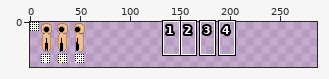
Pixel-art file -- Pestilence/Assets/PixelArt/Character Sprite Sheet.aseprite. The picture above shows the old version from afar; the outline marks the close-up.
Close-up. First the earlier version:
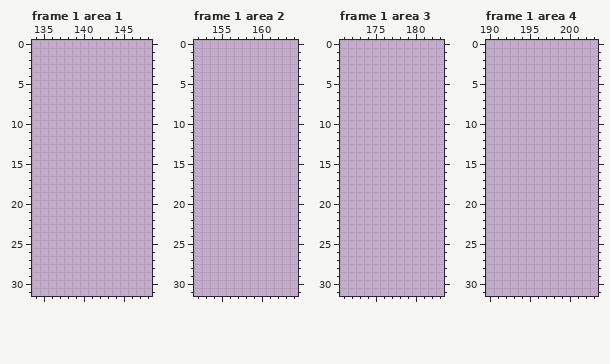
320x320 pixels, 1 frame. Colours within 5 levels of each other are drawn and written as one. Shown: frame 1 area 1: x 134..148, y 0..31; frame 1 area 2: x 152..164, y 0..31; frame 1 area 3: x 171..183, y 0..31; frame 1 area 4: x 190..203, y 0..31. The wide view leaves out empty margins. The commit also changed other frames or places, which this record leaves out.
Palette (. is transparent): 
Once edited:
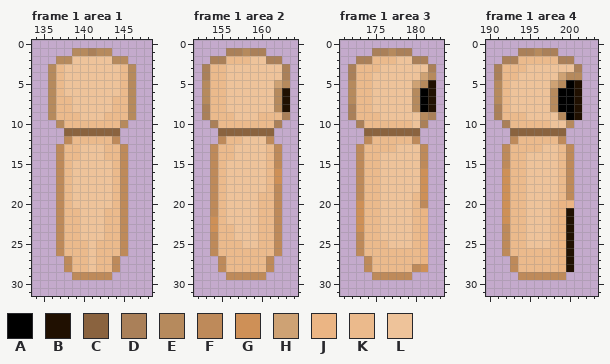
Colours new in this view: A #000000  B #201001  C #8a633f  D #aa8059  E #b68a5d  F #be8a5a  G #ce9057  H #cea274  J #ebb584  K #ebba8c  L #eec39a
What changed:
Changed rows in their new state; - is an unchanged pixel.
Frame 1 area 1:
first column x 136:
 1 ---EEDEE---
 2 -EELLLLLEE-
 3 EKLLLLLLLKE
 4 EKLLLLLLLKE
 5 EKLLLLLLLKE
 6 EKLLLLLLLKE
 7 EKKLLLLLKKE
 8 EKKLLLLLKKE
 9 EKKKLLLKKKE
10 -EKKKKKKKE-
11 --CCCCCCC--
12 --FKKKKKF--
13 -FKKLLLKKF-
14 -FKKLLLKKF-
15 -FKLLLLLKF-
16 -FKLLLLLKF-
17 -FKLLLLLKF-
18 -FKLLLLLKF-
19 -FKLLLLLKF-
20 -FKLLLLLKF-
21 -FKKLLLKKF-
22 -FKKLLLKKF-
23 -FKKLLLKKF-
24 -FKKLLLKKF-
25 -FKKKLKKKF-
26 -FKKKLKKKF-
27 --FKKLKKF--
28 --FKKLKKF--
29 ---FFFFF---
Frame 1 area 2:
first column x 153:
 1 ---DDEDD---
 2 -DDKKKLLDD-
 3 DKKLLLLLLLD
 4 DKKLLLLLLLD
 5 EKKLLLLLLHE
 6 EKKLLLLLLEB
 7 EKKLLLLLLEB
 8 DKKLLLLLLEB
 9 DKKKLLLKKKD
10 -DKKKKKKKD-
11 --CCCCCCC--
12 --FKKLLLF--
13 -FKKLLLLKF-
14 -FKKLLLLKF-
15 -FKLLLLLKF-
16 -FKLLLLLKG-
17 -FKLLLLLKG-
18 -FKLLLLLKF-
19 -FKLLLLKKF-
20 -FKLLLLKKF-
21 -FKLLLLKKF-
22 -GKLLLLKKF-
23 -GKKLLLKKF-
24 -FKKLLLKKF-
25 -FKKKLLKKF-
26 -FKKKKKKKF-
27 --FKKKKKF--
28 --FKKKKKF--
29 ---FFFFF---
Frame 1 area 3:
first column x 172:
 1 ---DDEDD---
 2 -DDKKKLLDD-
 3 DKKKLLLLLLD
 4 DKKLLLLLLHE
 5 EKKLLLLLHEB
 6 EKKLLLLLEAB
 7 EKKLLLLLEAB
 8 DKKLLLLLEAB
 9 DKKKLLLLLED
10 -DKKKKKKLD-
11 --CCCCCCC--
12 --FKKKKKF--
13 -FKKKKLLLF-
14 -FKKLLLLLF-
15 -FKKLLLLLF-
16 -FKKLLLLLG-
17 -FKKLLLLLG-
18 -FKKLLLLLG-
19 -FKKLLLLKG-
20 -GKKLLLLKF-
21 -GKKLLLLKJ-
22 -GKKLLLLKJ-
23 -GKKLLLLKJ-
24 -FKKLLLLKJ-
25 -FKKKLLLKJ-
26 -FKKKKKKKJ-
27 --FKKKKKKJ-
28 --FKKKKKFG-
29 ---FFFFF---
Frame 1 area 4:
first column x 191:
 1 ---DDEDD---
 2 -DDKKKKKDD-
 3 DKKKLLLLLLD
 4 DKKLLLLLHEE
 5 EKLLLLLHEAB
 6 EKLLLLLEAAB
 7 EKLLLLLEAAB
 8 DKLLLLLEAAB
 9 DKKKLLLLEAB
10 -DKKKKKLLE-
11 --CCCCCCC--
12 --FKKKKKF--
13 -FKKKKLLKF-
14 -FKKLLLLKF-
15 -FKKLLLLKF-
16 -GKKLLLLKF-
17 -GKKLLLLKF-
18 -GKKLLLLKF-
19 -GKKLLLLKF-
20 -GKKLLLKJJ-
21 -GKKLLLKJB-
22 -GKKLLLKJB-
23 -FKKLLLKJB-
24 -FKKLLLKJB-
25 -FKKLLLKJB-
26 -FKKKKKKJB-
27 --FKKKKKJB-
28 --FKKKKKJB-
29 ---FFFFFF--
Changed places in both close-ups, as pixel boxes (x1, y1, x2, y2):
added: (48, 48, 136, 280)
added: (202, 48, 290, 280)
added: (348, 48, 436, 280)
added: (494, 48, 582, 280)
